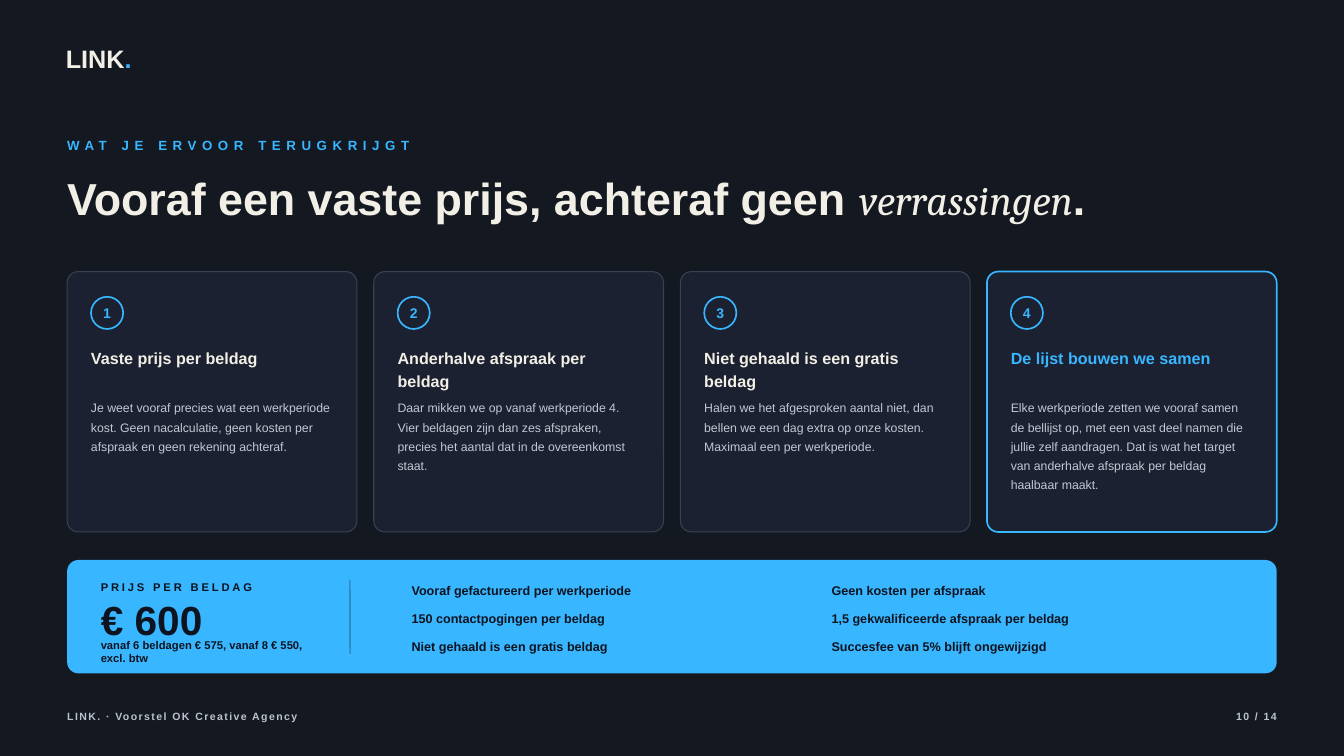
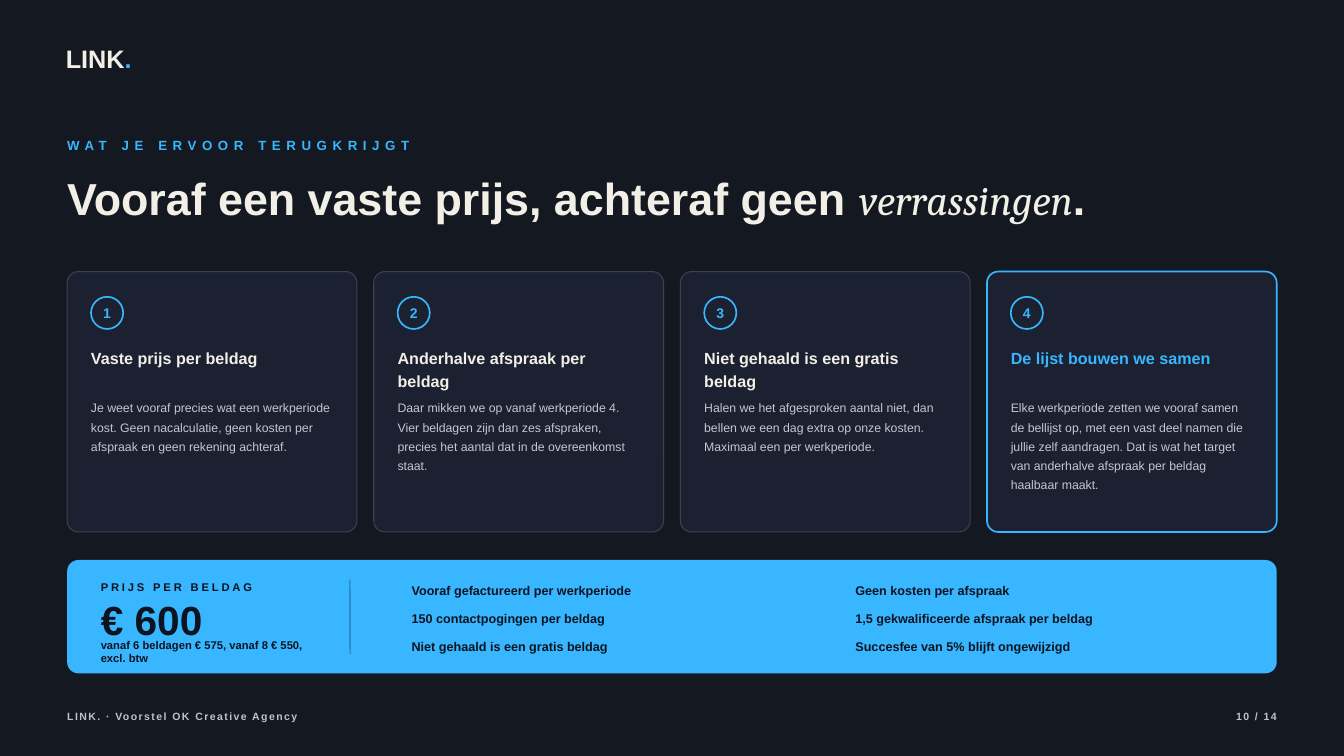
Before and after one commit to hens-lang/Test, a slide deck: slide 10 of output/LINK. voorstel OK Creative Agency.pptx. Drawn at 1344x756 pixels with LibreOffice and Linux fonts; fonts in the diff are those of the drawing; background and template pictures are left out. Boxes give left, top, right and bottom in pixels: in the first picture for what was removed or moved away, otherwise in the second. Text is boxed around its words. In the diff, an @@ line names an element or a change of style, - is before the commit and + after.

```diff
--- a/output/LINK. voorstel OK Creative Agency.pptx
+++ b/output/LINK. voorstel OK Creative Agency.pptx
@@ text "Geen kosten per afspraak": place and size @@
-text "Geen kosten per afspraak" at [832, 586, 986, 598]
+text "Geen kosten per afspraak" at [855, 586, 1010, 598]
@@ text "1,5 gekwalificeerde afspraak per beldag": place and size @@
-text "1,5 gekwalificeerde afspraak per beldag" at [832, 614, 1069, 626]
+text "1,5 gekwalificeerde afspraak per beldag" at [855, 614, 1093, 626]
@@ text "Succesfee van 5% blijft ongewijzigd": place and size @@
-text "Succesfee van 5% blijft ongewijzigd" at [832, 642, 1046, 654]
+text "Succesfee van 5% blijft ongewijzigd" at [855, 642, 1070, 654]
```
Also in this commit, not shown: 2 other slides changed, 14 other files.
